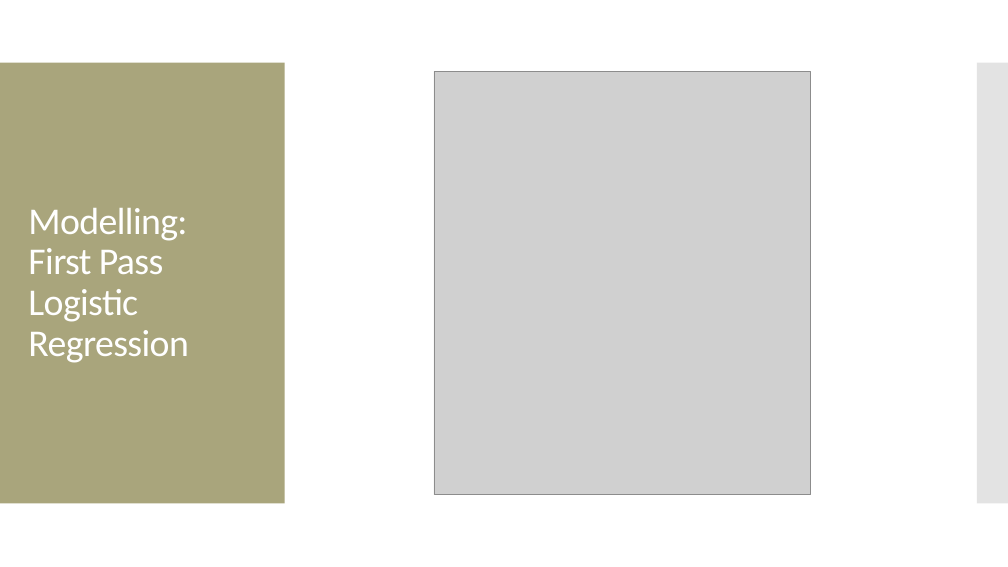
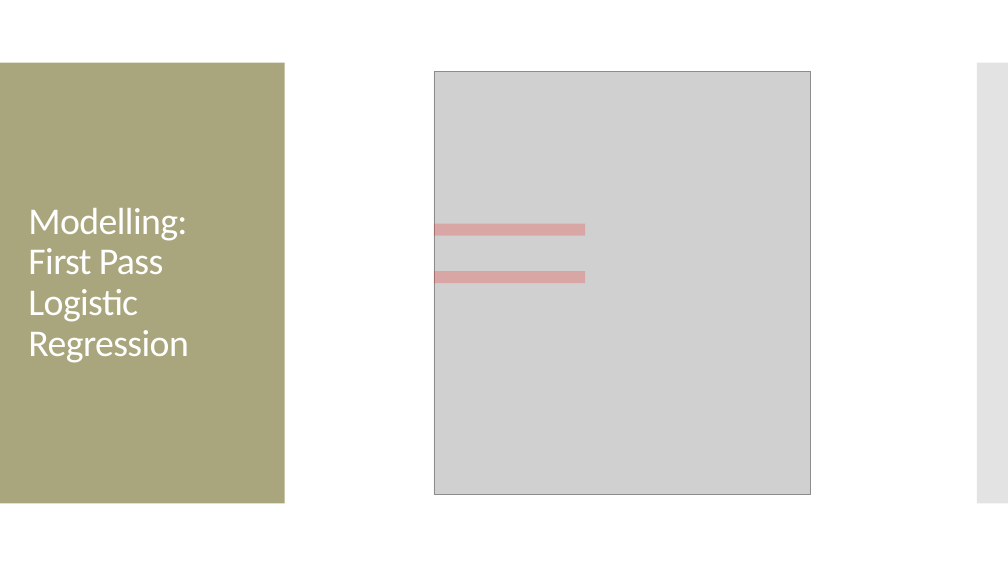
Before and after one commit to MGT-6203-Summer-2023-Edx/Team-6, a slide deck: slide 7 of Project Proposal/Team_6_Prop_Vid_Slides.pptx. Drawn at 1008x567 pixels with LibreOffice and Linux fonts; fonts in the diff are those of the drawing; grey boxes stand for pictures. Boxes give left, top, right and bottom in pixels: in the first picture for what was removed or moved away, otherwise in the second. Text is boxed around its words. In the diff, an @@ line names an element or a change of style, - is before the commit and + after.

```diff
--- a/Project Proposal/Team_6_Prop_Vid_Slides.pptx
+++ b/Project Proposal/Team_6_Prop_Vid_Slides.pptx
@@ rectangle added at bbox=[434, 224, 585, 236], fill #FF0000 at 20% opacity @@
@@ rectangle added at bbox=[434, 271, 585, 284], fill #FF0000 at 20% opacity @@
```
Also in this commit, not shown: 2 other slides changed, 1 slide added.
